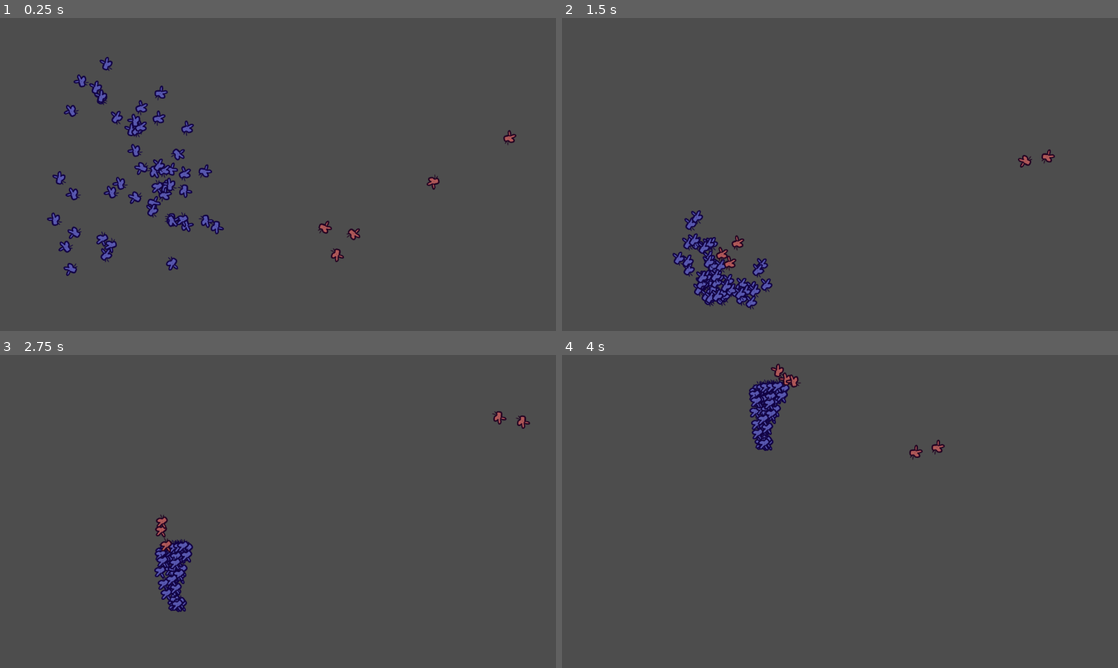
Above: before the commit, frames 1-4 (two rows, left to right).
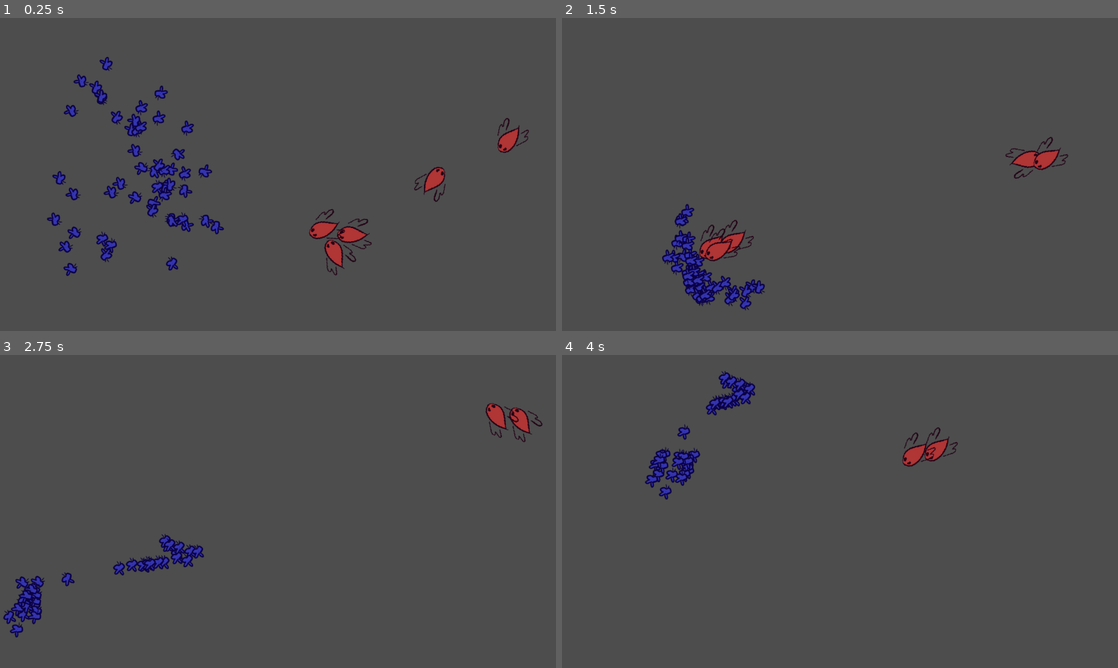
Above: after the commit, the same moments.

Repository: Erinaaaaaaa/Summoners-of-Buge
Game: Godot game, scene res://scenes/boids_test.tscn
Two runs of this game, one before a commit and one after it. Both use one fixed random seed, a clock stepped at 60 frames per second and the inputs below. This scene is started directly instead of the project's main scene.
Inputs (mouse positions are in pixels of both pictures, inside the frame that each line leads up to):
- Up to frame 1 (0.25 s): no input
- Up to frame 2 (1.5 s): move the mouse to (962, 158) at 0.52 s; click (962, 158) at 0.67 s; move the mouse to (728, 190) at 1.27 s; click (728, 190) at 1.42 s
- Up to frame 3 (2.75 s): move the mouse to (333, 442) at 2.02 s; click (333, 442) at 2.17 s
- Up to frame 4 (4 s): move the mouse to (812, 574) at 2.77 s; click (812, 574) at 2.92 s; move the mouse to (1006, 558) at 3.52 s; click (1006, 558) at 3.67 s

The runs differ from the first frame. In frame 1, 2.2% of the frame differs, in the area x 8-96%, y 12-83%; in frame 2, 3.3%, in the area x 18-91%, y 38-94%; in frame 3, 2.7%; in frame 4, 3.1%.

Commit message:
Add damage capacity

Diff:
--- a/entities/boid.gd
+++ b/entities/boid.gd
@@ -25,6 +25,7 @@
 @export var lifetime = 20
 @export var health = 1
 @export var damage = 1
+@export var damage_capacity = 3
 
 @export_category("Rules")
 @export var max_speed = 300
@@ -57,12 +58,6 @@
 	var angle = randf_range(0, 2*PI)
 	velocity = Vector2.RIGHT.rotated(angle) * 50 #base speed
 	current_behavior = Behavior.NEUTRAL
-
-	match team:
-		Enums.Team.RED:
-			modulate = Color(1, 0.3, 0.3)
-		Enums.Team.BLUE:
-			modulate = Color(0.3, 0.3, 1)
 
 	$LifetimeTimer.wait_time = lifetime
 	$LifetimeTimer.start()
@@ -200,6 +195,14 @@
 func set_sprite(sprite_res):
 	$Sprite.set_sprite_frames(load(ResourcesManager.sprites[sprite_res]))
 
+func set_team(team):
+	self.team = team
+	match team:
+		Enums.Team.RED:
+			modulate = Color(1, 0.3, 0.3)
+		Enums.Team.BLUE:
+			modulate = Color(0.3, 0.3, 1)
+
 ## Properly remove this boid from the universe.
 func delete():
 	enabled = false
@@ -222,5 +225,8 @@
 		# (The other boid comes at us at a 90 degree angle or from front)
 		var b : Boid = area
 		if team != b.team:
-			if damage_priority <= b.damage_priority:
+			if damage_priority >= b.damage_priority:
+				damage_capacity -= 1
+			# If taking damage, or after having dealt too much damage
+			if damage_priority <= b.damage_priority or damage_capacity <= 0:
 				delete()
--- a/scenes/boids_test.gd
+++ b/scenes/boids_test.gd
@@ -6,13 +6,14 @@
 func _ready() -> void:
 	for i in range(50): # Preys
 		var added : Boid = add_boid(Vector2(randi_range(100, 500),randi_range(100, 600)))
-		added.modulate = Color(0.5,0.5,1)
+		added.set_team(Enums.Team.BLUE)
 		added.damage_priority = 0
 		added.max_speed = 300
 
 	for i in range(5): # Predators
 		var added : Boid = add_boid(Vector2(randi_range(700, 1200),randi_range(100, 600)))
-		added.modulate = Color(1,0.5,0.5)
+		added.set_team(Enums.Team.RED)
+		added.set_sprite("spee")
 		added.damage_priority = 1
 		added.max_speed = 400
 
